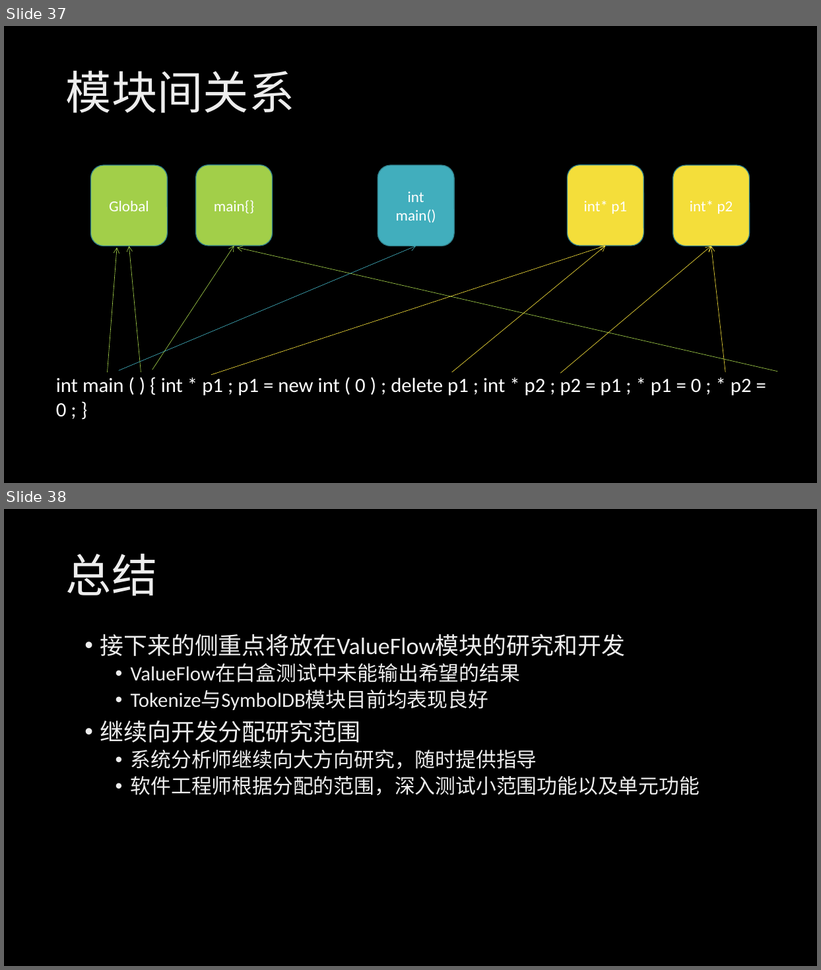
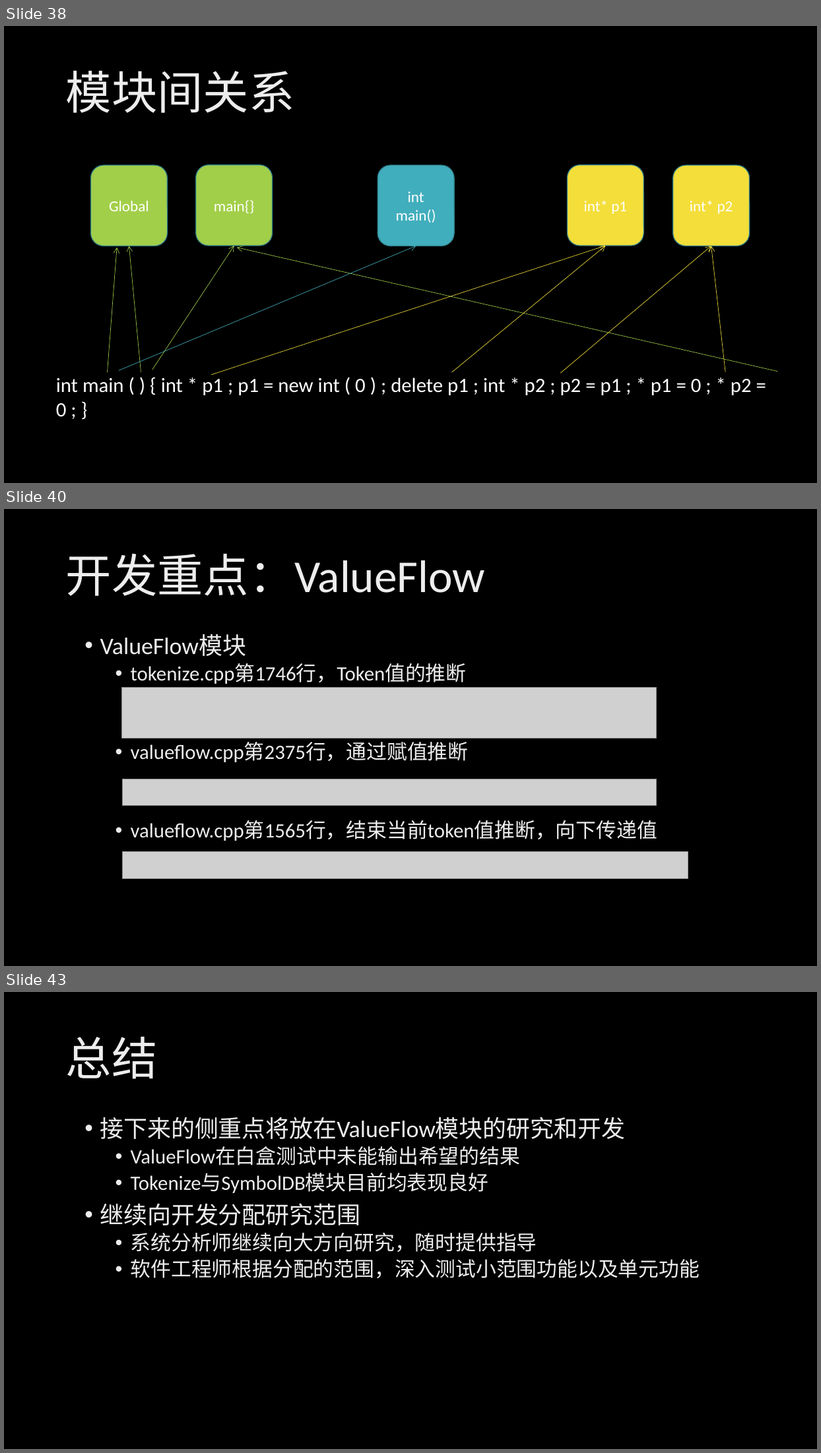
Before and after one commit to HSCppcheck/Cppcheck, a slide deck: 汇报/第六周课堂汇报.pptx. Shown one above the other, each under a label of ours: slides 37 and 38 before the commit, slides 38, 40 and 43 after it; the slides between them are not shown. The pictures are 821x970 and 821x1453 pixels, drawn with LibreOffice and Linux fonts; fonts in the diff are those of the drawing; grey boxes stand for pictures; background and template pictures are left out. Boxes give left, top, right and bottom in pixels: in the first picture for what was removed or moved away, otherwise in the second. Text is boxed around its words. In the diff, an @@ line names an element or a change of style, - is before the commit and + after.

```diff
--- a/汇报/第六周课堂汇报.pptx
+++ b/汇报/第六周课堂汇报.pptx
@@ slide 40 added at (4, 509, 817, 966), background picture (left out) @@
@@ title added at (66, 553, 485, 596), 54 pt, text gradient #BFBFBF to #EDEDED to #FFFFFF @@
+开发重点：ValueFlow
@@ text added at (100, 634, 657, 841), 24 pt, text gradient #BFBFBF to #EDEDED to #FFFFFF @@
+• ValueFlow模块
+  • tokenize.cpp第1746行，Token值的推断
+  • valueflow.cpp第2375行，通过赋值推断
+  • valueflow.cpp第1565行，结束当前token值推断，向下传递值
@@ picture added at (122, 688, 657, 739) @@
@@ picture added at (122, 779, 657, 805) @@
@@ picture added at (122, 852, 688, 879) @@
@@ what was slide 37 is now slide 38 @@
@@ what was slide 38 is now slide 43 @@
```
Also in this commit, not shown: 3 slides changed, 4 other slides added.
